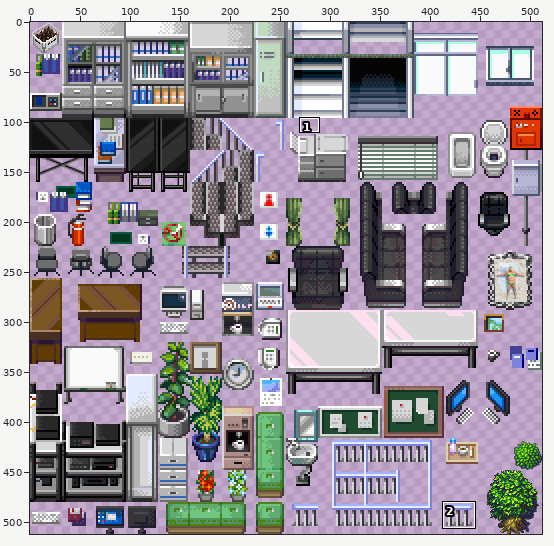
A sprite sheet gets an edit: tilesets_deviant_milkian_1.png. The first picture is a wide view before the edit; the outline marks the close-up.
Close-up. As it was:
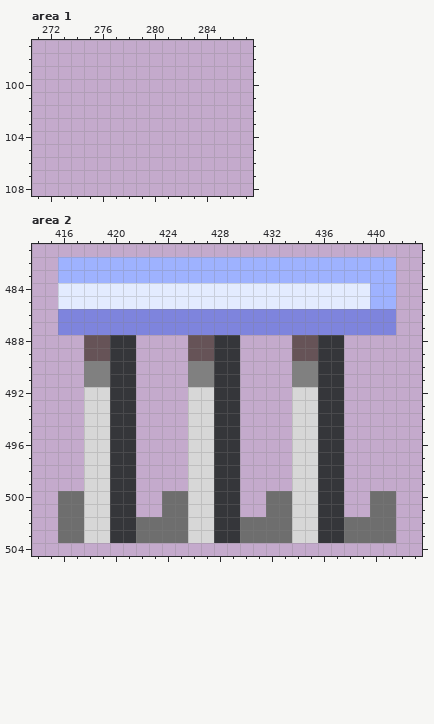
The file is 512x512 pixels. Shown: area 1: x 271..287, y 97..108; area 2: x 414..443, y 481..504. The commit also changed other parts of the picture, which this record leaves out.
The result:
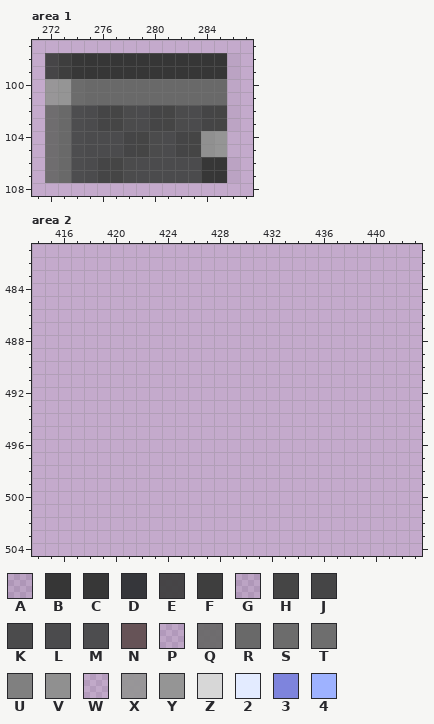
Palette (. is transparent): A #36363610  B #363636  C #373737  D #35363a  E #3e3e3eef  F #3e3e3e  G #45454510  H #454545  J #454546  K #4b4b4c  L #4b4b4d  M #4d4d4f  N #665357  P #69696910  Q #696969ef  R #696969  S #6c6c6c  T #6e6e6e  U #808080  V #909090  W #95959510  X #959595ef  Y #959595  Z #d7d7d7  2 #e3ebff  3 #7e84dd  4 #9eb2ff
What changed:
Area 1:
y 98..99: x 272..286 ............... -> EFCBBBBBBBBBBBA
y 100..101: x 272..286 ............... -> XYSRRRRRRRRRRRP
y 102..103: x 272..286 ............... -> QRMLJHKLJHKLJHG
y 104..105: x 272..286 ............... -> QRMLLLJHKLJHVYW
y 106..107: x 272..286 ............... -> QRMLJHKLLLLLCBA
Area 2:
y 482..483: x 416..441 44444444444444444444444444 -> ..........................
y 484..485: x 416..441 22222222222222222222222244 -> ..........................
y 486..487: x 416..441 33333333333333333333333333 -> ..........................
y 488..489: x 418..421 NNDD -> ....; x 426..429 NNDD -> ....; x 434..437 NNDD -> ....
y 490..491: x 418..421 UUDD -> ....; x 426..429 UUDD -> ....; x 434..437 UUDD -> ....
y 492..499: x 418..421 ZZDD -> ....; x 426..429 ZZDD -> ....; x 434..437 ZZDD -> ....
y 500..501: x 416..421 TTZZDD -> ......; x 424..429 TTZZDD -> ......; x 432..437 TTZZDD -> ......; x 440..441 TT -> ..
y 502..503: x 416..441 TTZZDDTTTTZZDDTTTTZZDDTTTT -> ..........................
Pixel boxes of the changes (left, top, right, bottom) in both close-ups:
added: (45, 53, 240, 183)
erased: (58, 257, 396, 543)
